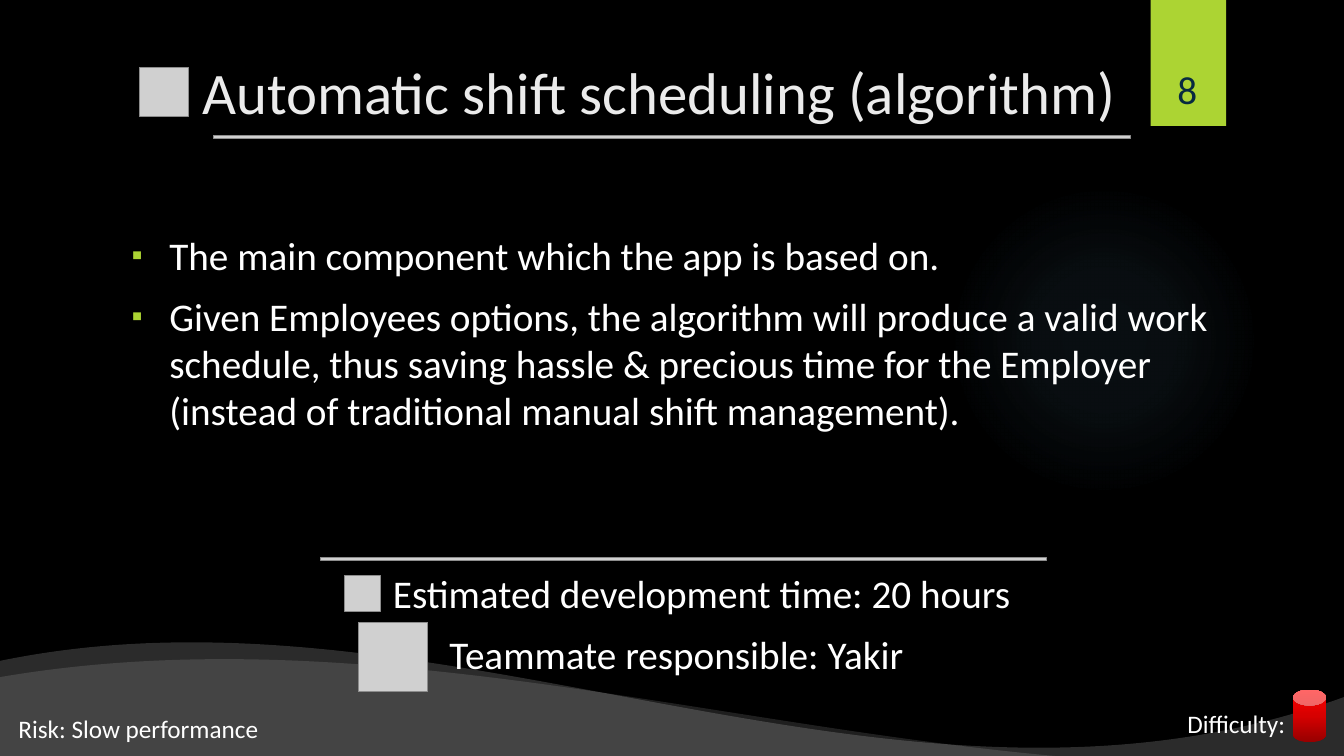
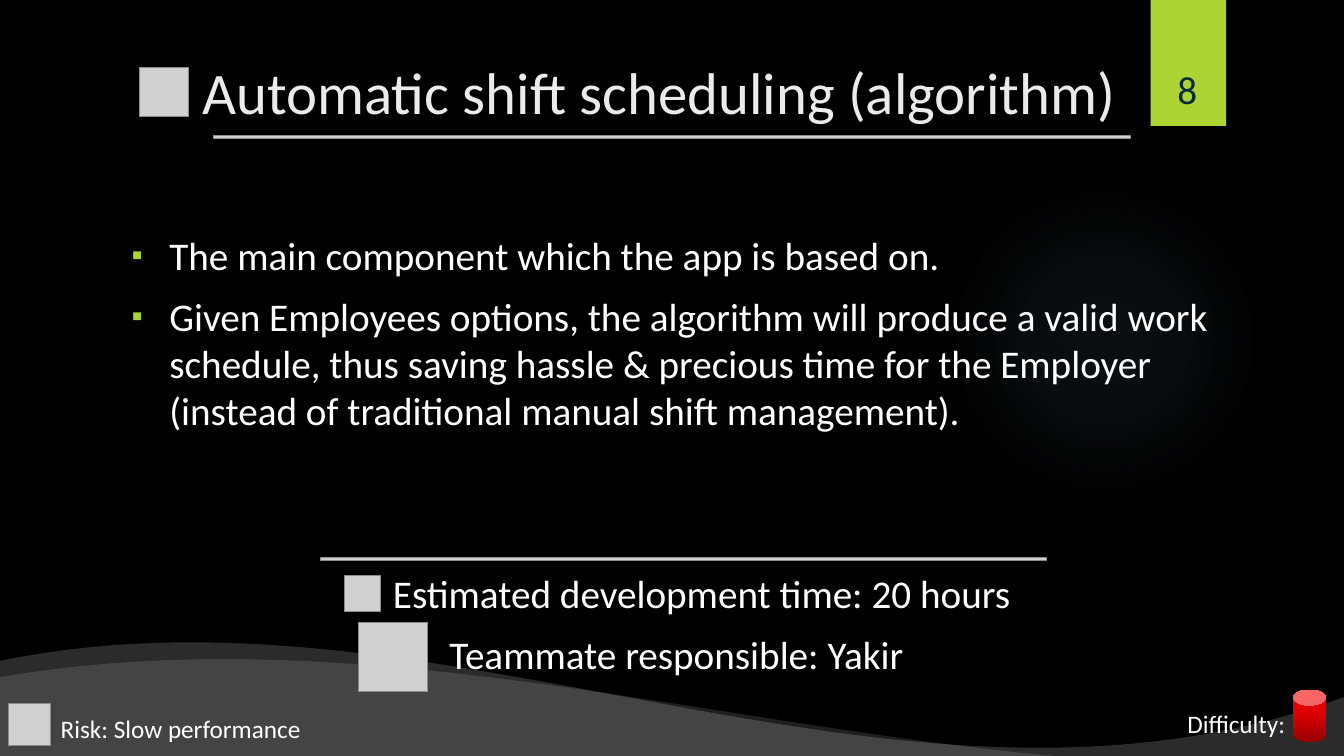
Before and after one commit to shiftlyapp/Shiftly, a slide deck: slide 8 of Backlog.pptx. Drawn at 1344x756 pixels with LibreOffice and Linux fonts; fonts in the diff are those of the drawing; grey boxes stand for pictures; background and template pictures are left out. Boxes give left, top, right and bottom in pixels: in the first picture for what was removed or moved away, otherwise in the second. Text is boxed around its words. In the diff, an @@ line names an element or a change of style, - is before the commit and + after.

```diff
--- a/Backlog.pptx
+++ b/Backlog.pptx
@@ picture added at box(8, 704, 50, 746) @@
@@ text "Risk: Slow performance": place and size @@
-text "Risk: Slow performance" at box(18, 720, 258, 742)
+text "Risk: Slow performance" at box(61, 720, 300, 742)
```
Also in this commit, not shown: 7 other slides changed.
